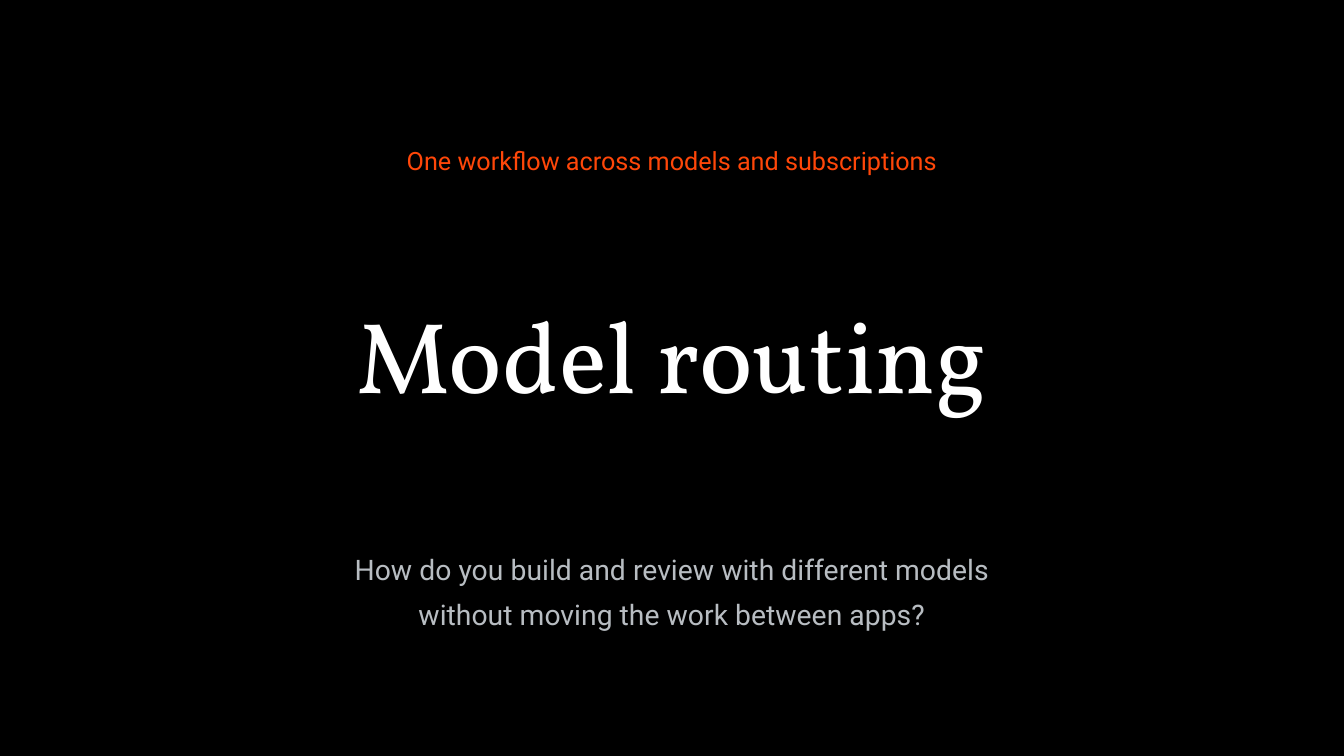
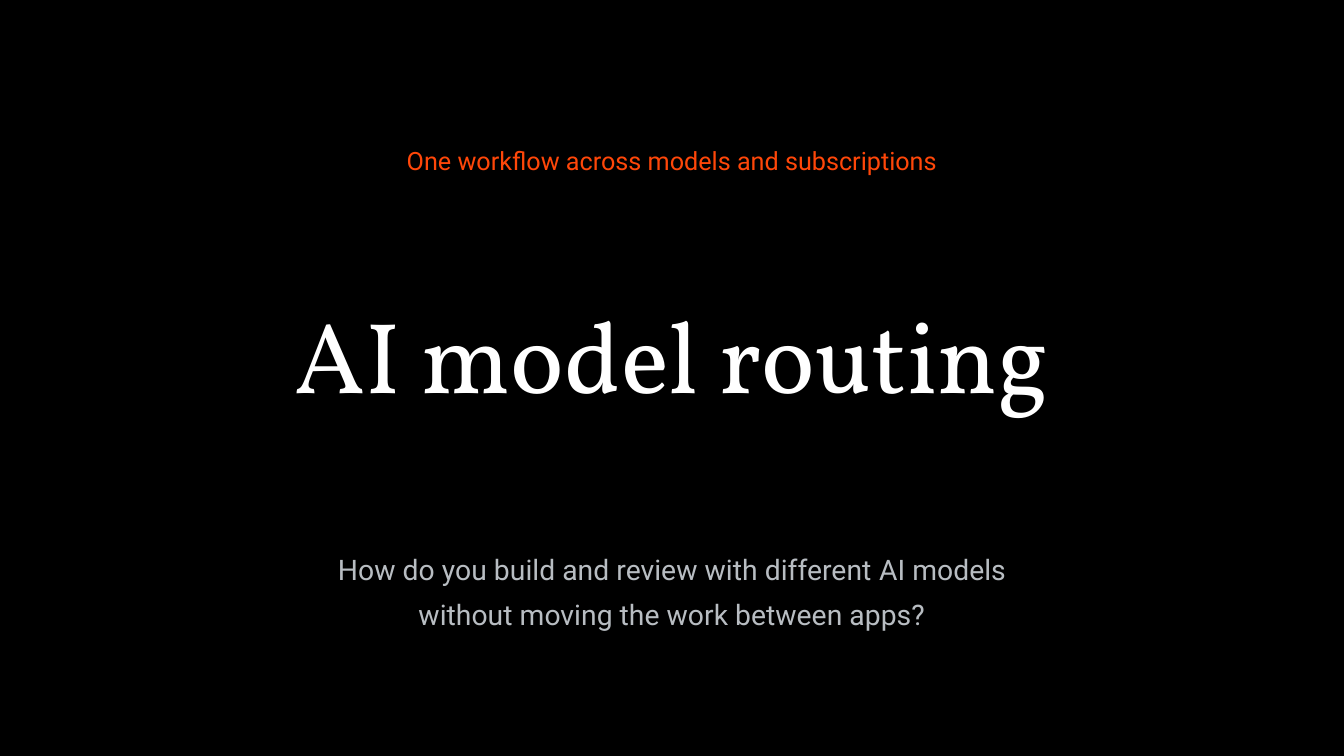
Before and after one commit to Max-FM/RDP-Train-the-Trainer-Workshop-2026, a slide deck: slide 1 of presentation/model-routing.pptx. Drawn at 1344x756 pixels with LibreOffice and Linux fonts; fonts in the diff are those of the drawing. Boxes give left, top, right and bottom in pixels: in the first picture for what was removed or moved away, otherwise in the second. Text is boxed around its words. In the diff, an @@ line names an element or a change of style, - is before the commit and + after.

```diff
--- a/presentation/model-routing.pptx
+++ b/presentation/model-routing.pptx
@@ title at [295, 321, 1049, 418]: text changed @@
-Model routing
+AI model routing
@@ subtitle at [338, 558, 1006, 586]: text changed @@
-How do you build and review with different models
+How do you build and review with different AI models
```
Also in this commit, not shown: 6 other slides changed, 1 slide removed, 1 other file.
